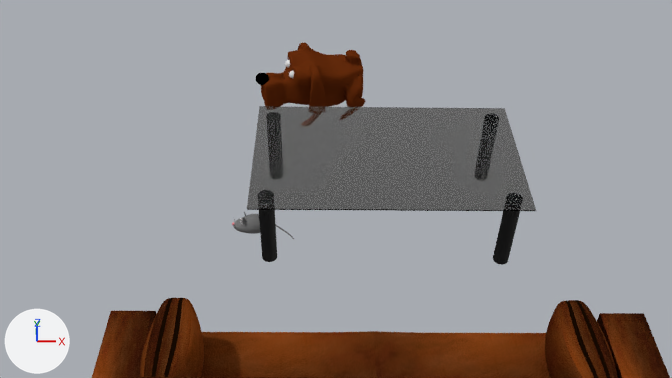
The Blender file Projekt/04-Shots/fs-Shot 8.blend: old version first, new version second.
Rendered twice from the file's camera 'Camera'. The axes (+X, +Y, +Z) are drawn at lower left. The lights are the same throughout. Both versions are drawn at frame 49 of the action 'Hund mit SkelettAction'; the numbers are the values there.

The first picture shows 'Grundbau', 'Hund mit Skelett', 'Maus'.
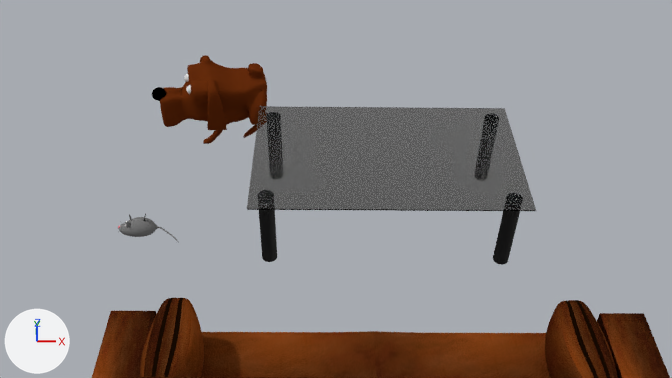
Commit message: Hund Animation und Shot 8 verbessert

What differs and where, as boxes [x1, y1, x2, y2] in the pictures (672 x 378 px):
'Hund mit Skelett', moved
    before: [256, 43, 365, 107]
    after: [152, 55, 267, 144]
'Maus', moved
    before: [232, 212, 294, 239]
    after: [117, 213, 179, 243]

The change, as a diff of the scene's bpy script:
```diff
--- a/Projekt/04-Shots/fs-Shot 8.blend.py
+++ b/Projekt/04-Shots/fs-Shot 8.blend.py
@@ ob_hund_mit_skelett @@
 ob_hund_mit_skelett = bpy.data.objects.new('Hund mit Skelett', None)
-ob_hund_mit_skelett.location = (-0.26, 2.91, 0.0)
+ob_hund_mit_skelett.location = (-1.86, 2.23, 0.02)
 ob_hund_mit_skelett.rotation_euler = (0.0, 0.0, 4.958)  # degrees (0, 0, 284)
@@ ob_maus @@
 ob_maus = bpy.data.objects.new('Maus', None)
-ob_maus.location = (-1.15, -0.31, 0.0)
+ob_maus.location = (-2.77, -0.37, -0.02)
 ob_maus.show_instancer_for_render = False
@@ ob_cube @@
 ob_cube = bpy.data.objects.new('Cube', me_cube)
-ob_cube.location = (0.0, 0.0, 0.0)
+ob_cube.location = (0.0, 0.0, 0.118)
 ob_cube.rotation_euler = (0.0782, 0.0221, 0.00173)  # degrees (4.5, 1.3, 0.1)
```
